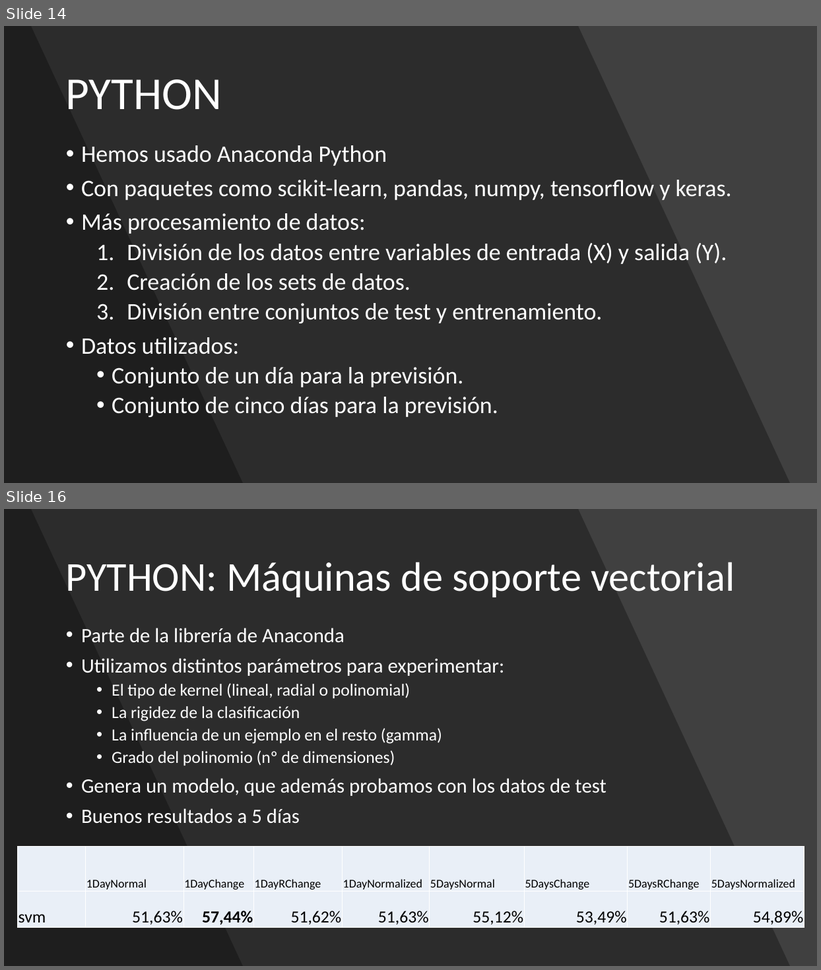
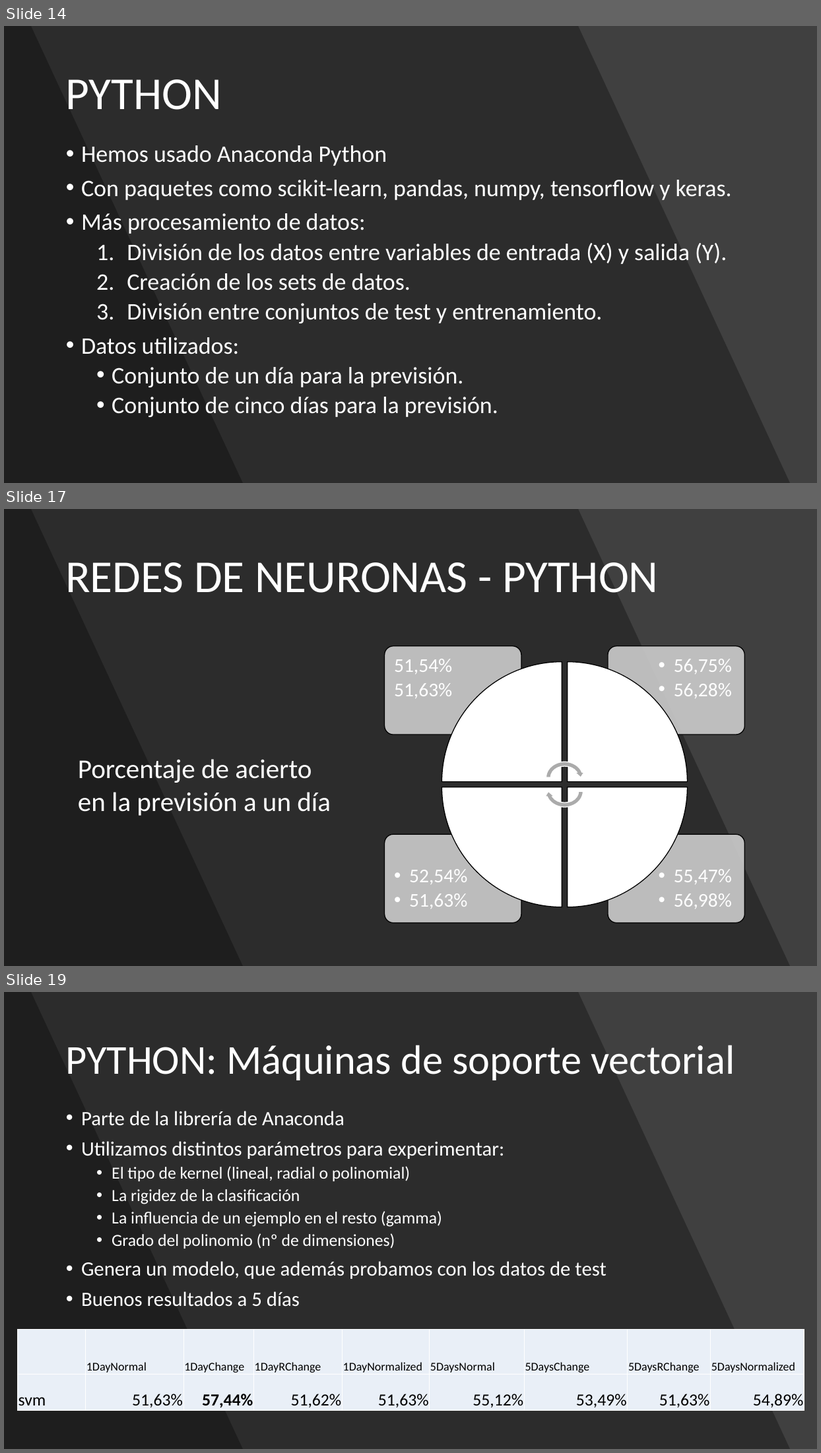
Before and after one commit to adrigrillo/IBEXPredictor, a slide deck: docs/PresentacionFinal.pptx. Shown one above the other, each under a label of ours: slides 14 and 16 before the commit, slides 14, 17 and 19 after it; the slides between them are not shown. The pictures are 821x970 and 821x1453 pixels, drawn with LibreOffice and Linux fonts; fonts in the diff are those of the drawing. Boxes give left, top, right and bottom in pixels: in the first picture for what was removed or moved away, otherwise in the second. Text is boxed around its words. In the diff, an @@ line names an element or a change of style, - is before the commit and + after.

```diff
--- a/docs/PresentacionFinal.pptx
+++ b/docs/PresentacionFinal.pptx
@@ slide 17 added at (4,509,817,966), background #000000 @@
@@ rectangle added at (4,509,817,966), fill #404040 @@
@@ freeform shape added at (4,509,790,966), fill #000000 at 30% opacity @@
@@ freeform shape added at (4,509,243,966), fill #000000 at 30% opacity @@
@@ title added at (65,562,659,593), 54 pt, text #FFFFFF @@
+REDES DE NEURONAS - PYTHON
@@ text added at (78,759,331,816), 32 pt, text #FFFFFF @@
+Porcentaje de acierto en la previsión a un día
@@ group added at (385,646,745,923): 4 rounded rectangles, 4 texts, 4 pie wedges, 2 circular arrows @@
+  • 55,47%
+  • 56,98%
+  • 52,54%
+  • 51,63%
+  • 56,75%
+  • 56,28%
+  51,54%
+  51,63%
@@ what was slide 16 is now slide 19 @@
```
Also in this commit, not shown: 6 slides changed, 3 other slides added, 1 slide removed.
